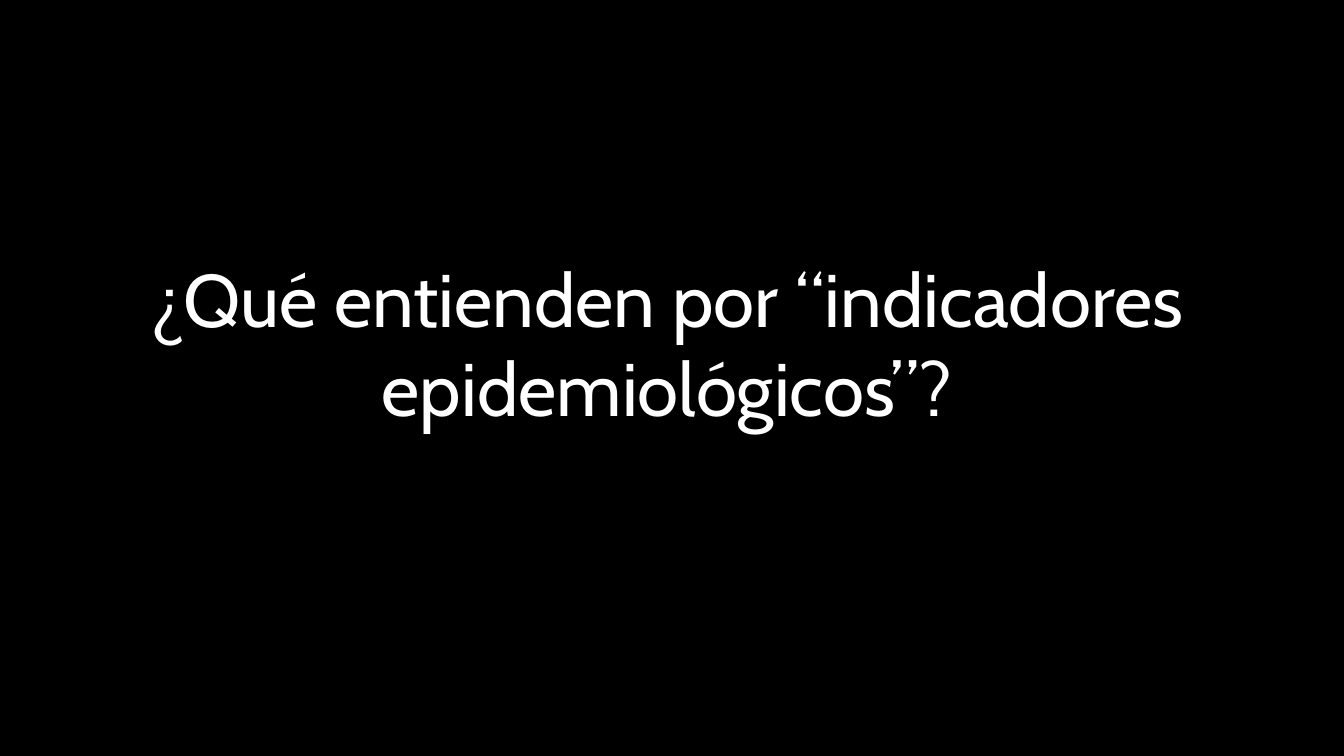
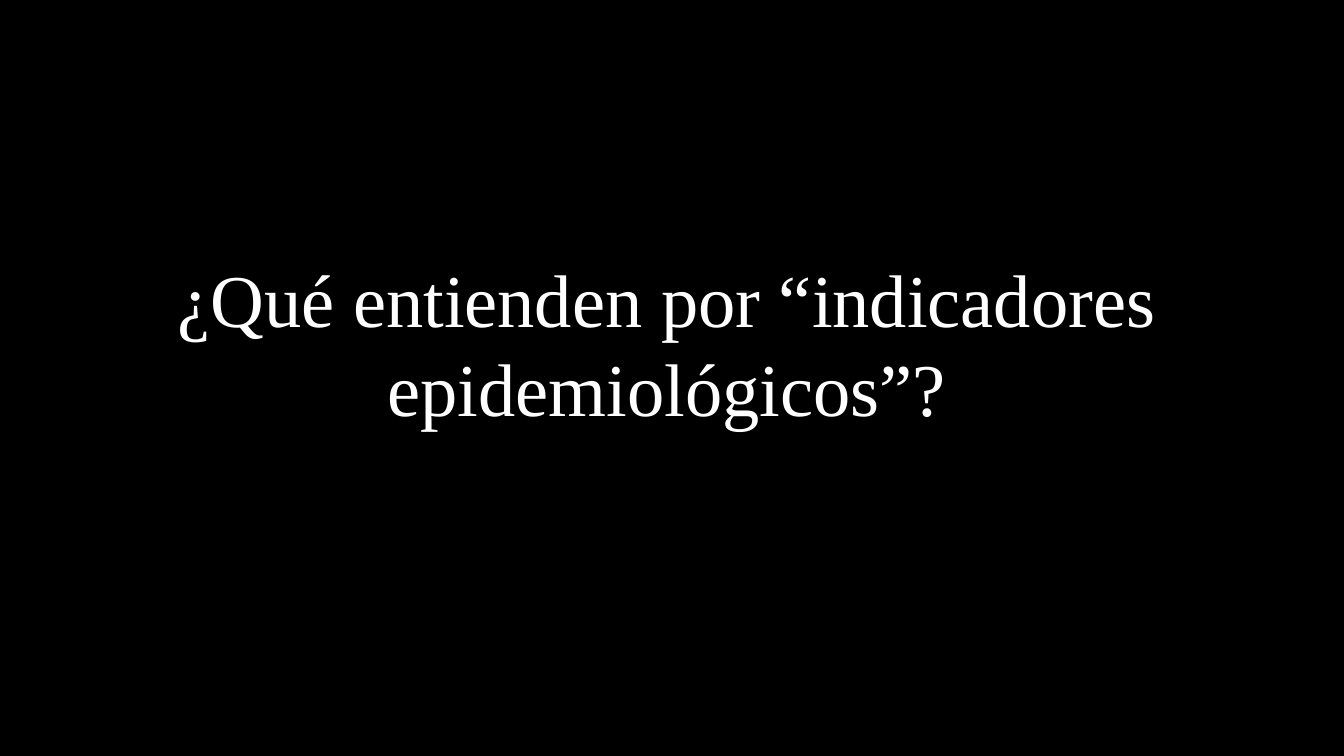
Before and after one commit to gerardommc/Medicina-Cons, a slide deck: slide 2 of Epidemiologia-basica.odp. Drawn at 1344x756 pixels with LibreOffice and Linux fonts; fonts in the diff are those of the drawing. Boxes give left, top, right and bottom in pixels: in the first picture for what was removed or moved away, otherwise in the second. Text is boxed around its words. In the diff, an @@ line names an element or a change of style, - is before the commit and + after.

```diff
--- a/Epidemiologia-basica.odp
+++ b/Epidemiologia-basica.odp
@@ title "¿Qué entienden por “indicadores epidemiológicos”?": place and size @@
-title "¿Qué entienden por “indicadores epidemiológicos”?" at [150, 271, 1183, 433]
+title "¿Qué entienden por “indicadores epidemiológicos”?" at [177, 275, 1155, 431]
@@ title "¿Qué entienden por “indicadores epidemiológicos”?" at [177, 275, 1155, 431]: font Cabin to Times New Roman @@
```
Also in this commit, not shown: 3 other slides changed, 9 slides added, 1 slide removed, 7 other files.
